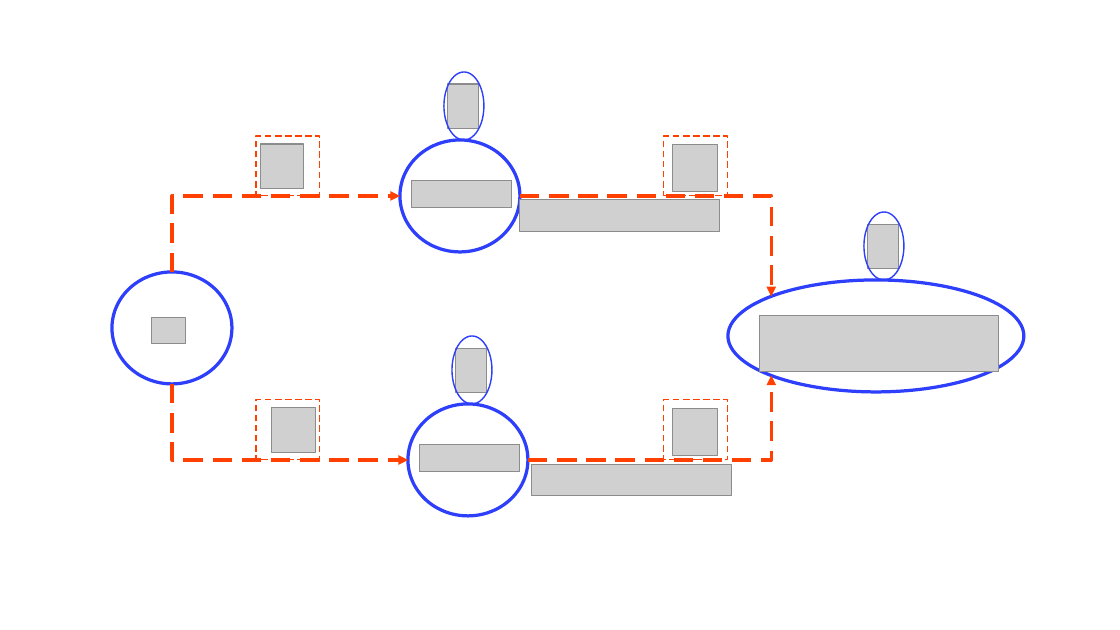
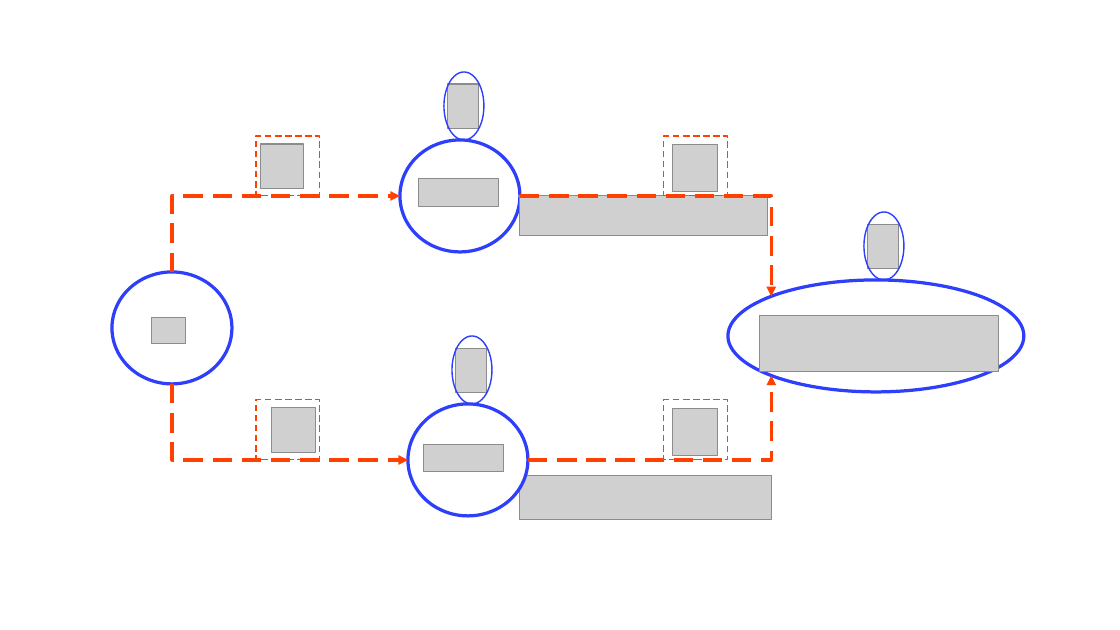
Before and after one commit to Morisset/AI4neb, a slide deck: slide 1 of docs/ANN_1_2.odp. Drawn at 1120x630 pixels with LibreOffice and Linux fonts; fonts in the diff are those of the drawing; grey boxes stand for pictures. Boxes give left, top, right and bottom in pixels: in the first picture for what was removed or moved away, otherwise in the second. Text is boxed around its words. In the diff, an @@ line names an element or a change of style, - is before the commit and + after.

```diff
--- a/docs/ANN_1_2.odp
+++ b/docs/ANN_1_2.odp
@@ picture: place and size @@
-picture at [412,180,512,207]
+picture at [419,179,499,206]
@@ picture: place and size @@
-picture at [520,200,721,232]
+picture at [520,196,768,236]
@@ picture: place and size @@
-picture at [420,444,520,472]
+picture at [424,444,504,472]
@@ picture: place and size @@
-picture at [532,464,733,496]
+picture at [520,477,771,520]
```
Also in this commit, not shown: 3 other files.
